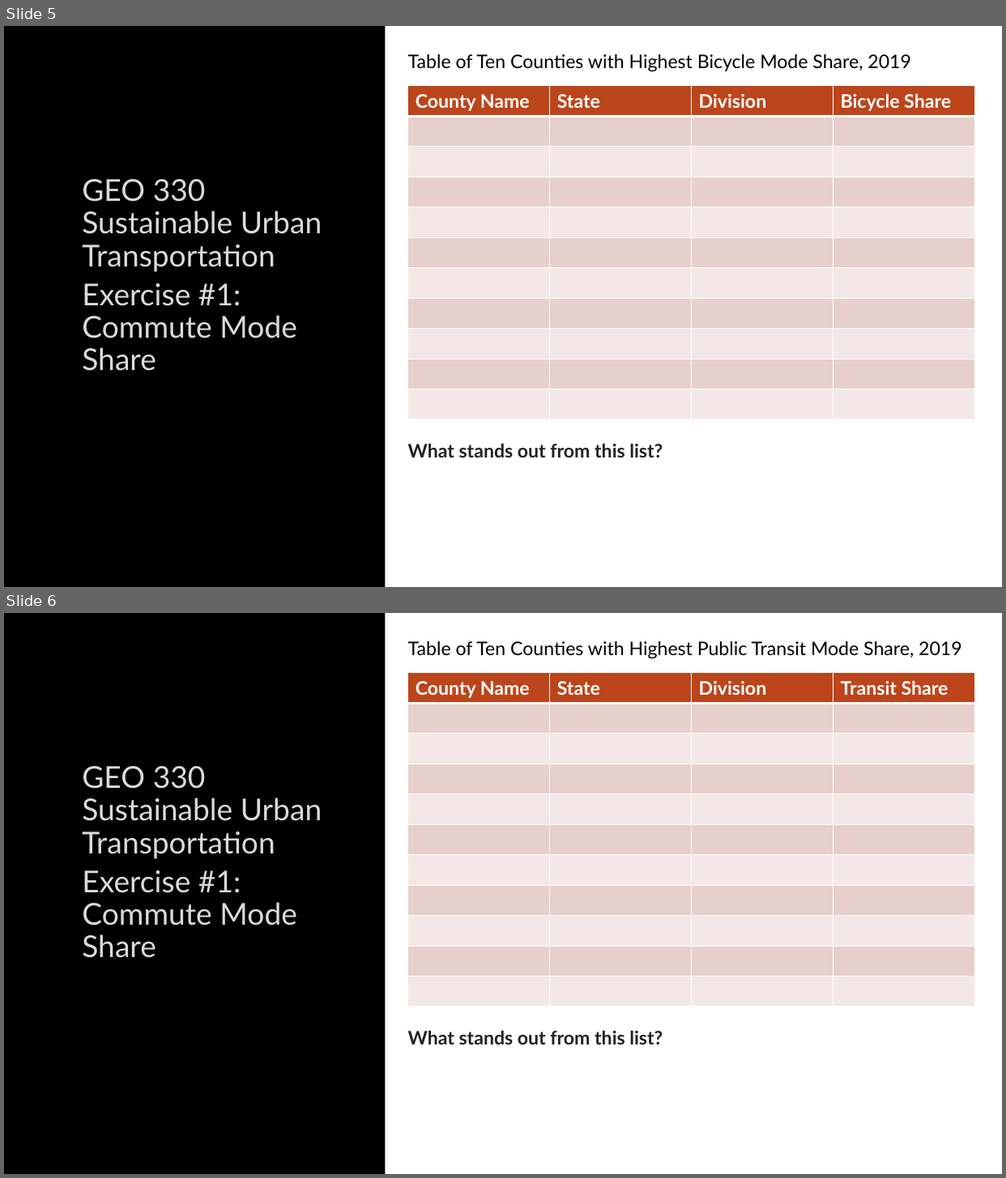
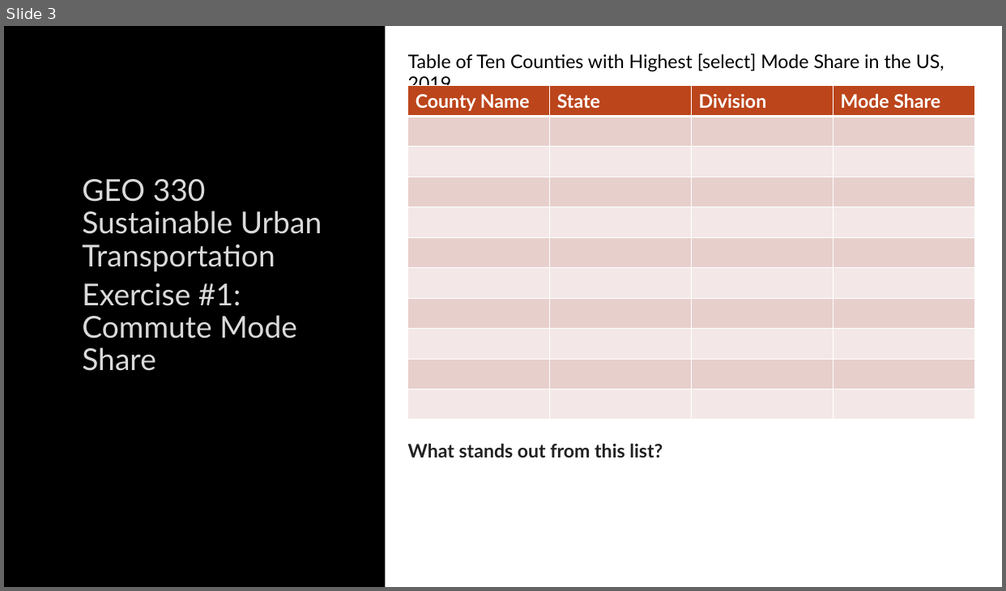
Before and after one commit to justenvirons/pedagogy, a slide deck: GEO330_2024_WinterQuarter/exercises/Exercise_01/slides/Exercise01_Template.pptx. Shown one above the other, each under a label of ours: slides 5 and 6 before the commit, slide 3 after it. The pictures are 1006x1178 and 1006x591 pixels, drawn with LibreOffice and Linux fonts; fonts in the diff are those of the drawing; background and template pictures are left out. Boxes give left, top, right and bottom in pixels: in the first picture for what was removed or moved away, otherwise in the second. Text is boxed around its words. In the diff, an @@ line names an element or a change of style, - is before the commit and + after.

Commit message:
updates to exercise #1

```diff
--- a/GEO330_2024_WinterQuarter/exercises/Exercise_01/slides/Exercise01_Template.pptx
+++ b/GEO330_2024_WinterQuarter/exercises/Exercise_01/slides/Exercise01_Template.pptx
@@ slide 6 removed at box(4, 613, 1002, 1174), background picture (left out) @@
@@ rectangle removed at box(385, 613, 1002, 1174) @@
@@ text removed at box(408, 641, 962, 659) @@
-Table of Ten Counties with Highest Public Transit Mode Share, 2019
@@ table removed at box(408, 673, 974, 1007), 11 rows, 4 columns @@
-County Name | State | Division | Transit Share
- |  |  | 
- |  |  | 
- |  |  | 
- |  |  | 
- |  |  | 
- |  |  | 
- |  |  | 
- |  |  | 
- |  |  | 
- |  |  | 
@@ text removed at box(82, 766, 322, 958) @@
-GEO 330 Sustainable Urban Transportation
-Exercise #1: Commute Mode Share
@@ text removed at box(408, 1031, 663, 1045) @@
-What stands out from this list?
@@ what was slide 5 is now slide 3 @@
@@ slide 3 changed as well @@
@@ text at box(408, 54, 944, 72): text changed @@
-Table of Ten Counties with Highest Bicycle Mode Share, 2019
+Table of Ten Counties with Highest [select] Mode Share in the US, 2019
@@ table at box(408, 86, 974, 420) @@
-row 1, column 4: Bicycle Share
+row 1, column 4: Mode Share
```
Also in this commit, not shown: 5 other slides changed, 2 slides added, 1 other slide removed, 3 other files.
